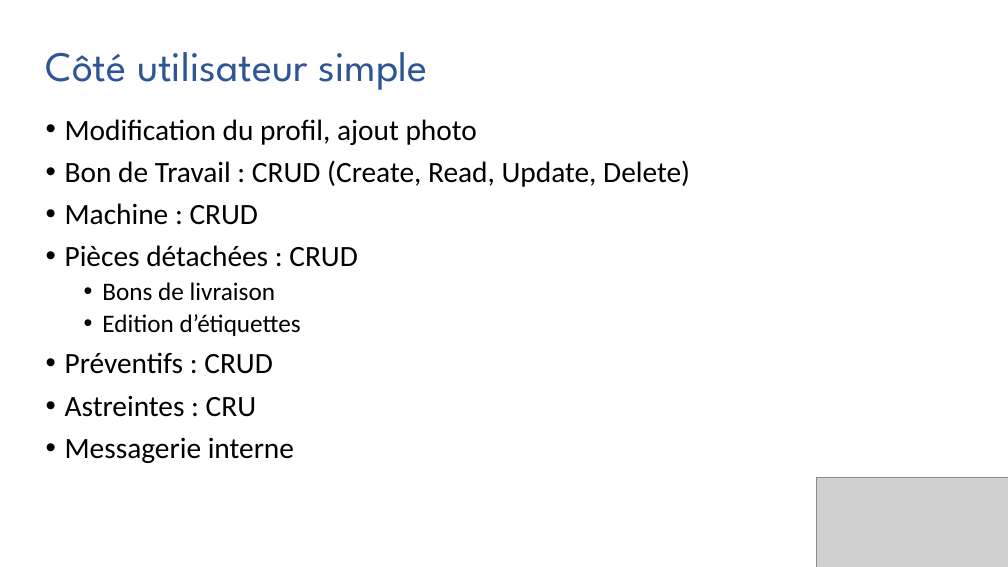
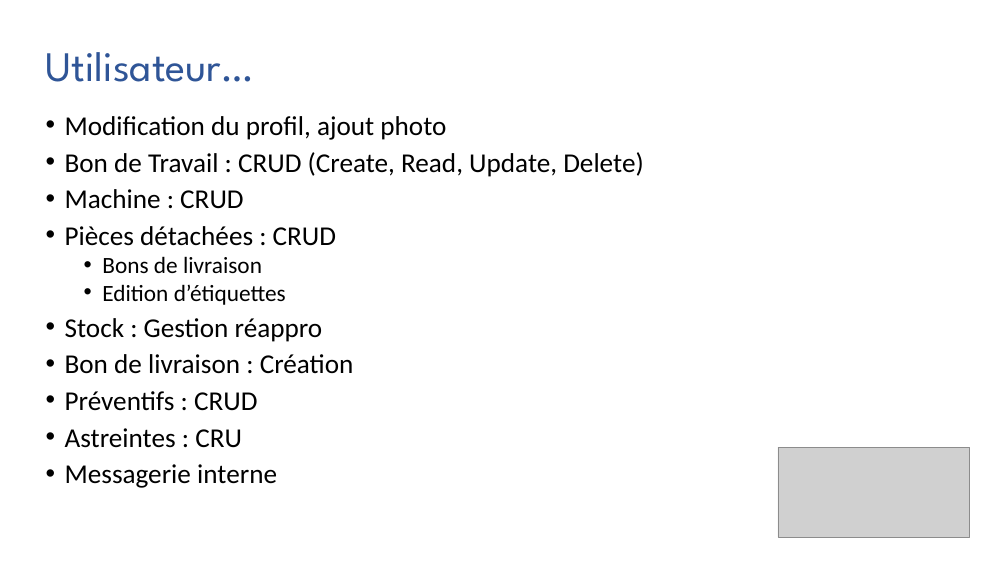
Before and after one commit to FrancisLibs/psAppli5.4, a slide deck: slide 13 of Présentation.pptx. Drawn at 1008x567 pixels with LibreOffice and Linux fonts; fonts in the diff are those of the drawing; grey boxes stand for pictures. Boxes give left, top, right and bottom in pixels: in the first picture for what was removed or moved away, otherwise in the second. Text is boxed around its words. In the diff, an @@ line names an element or a change of style, - is before the commit and + after.

```diff
--- a/Présentation.pptx
+++ b/Présentation.pptx
@@ text at (x1=46, y1=52, x2=254, y2=82): text changed @@
-Côté utilisateur simple
+Utilisateur…
@@ text at (x1=65, y1=116, x2=643, y2=488): size 28 to 25.9 pt in "Modification du profil, ajout photo", "Bon de Travail : CRUD (Create, Read, ...", "Machine : CRUD", "Pièces détachées : CRUD" and 3 more places; size 24 to 22.2 pt in "Bons de livraison", "Edition d’étiquettes"; line spacing 0.9 to 0.8 @@
@@ text at (x1=65, y1=318, x2=354, y2=374): paragraphs added @@
+• Stock : Gestion réappro
+• Bon de livraison : Création
@@ picture moved from (x1=817, y1=477, x2=1008, y2=567) to (x1=778, y1=448, x2=970, y2=538) @@
```
Also in this commit, not shown: 9 other slides changed, 28 other files.
